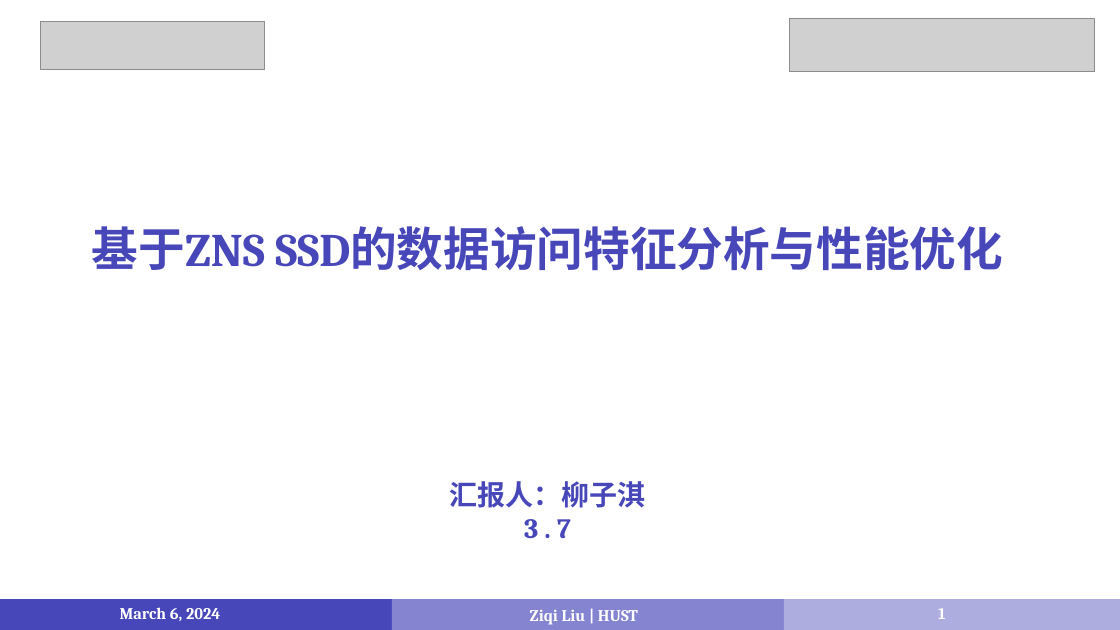
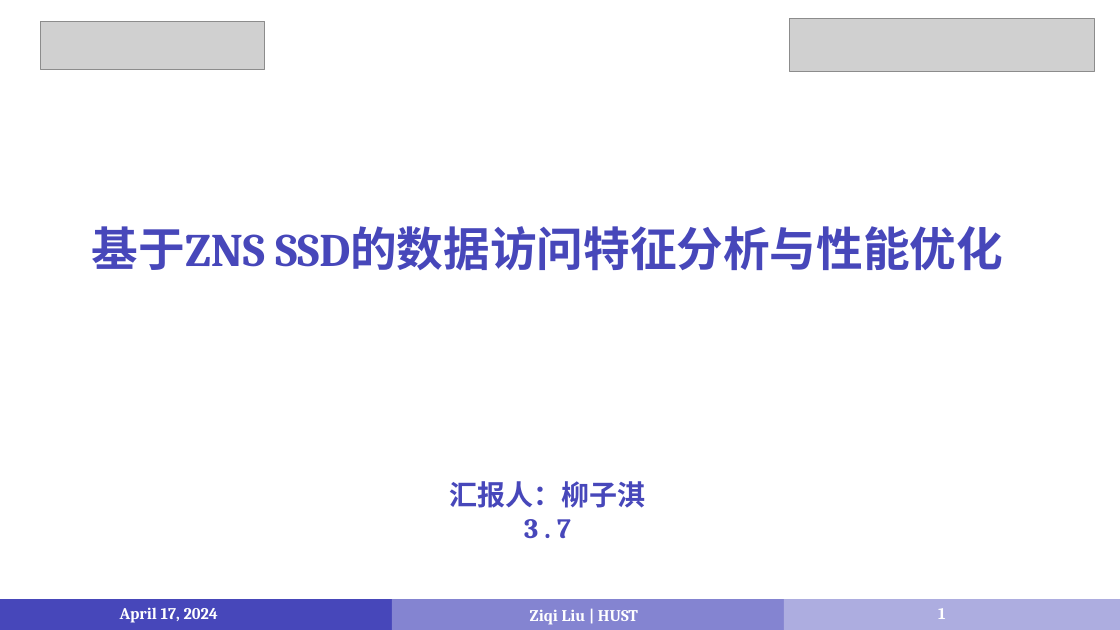
Before and after one commit to LiuziqiOvO/md, a slide deck: slide 1 of 毕设/1_柳子淇_基于ZNS SSD的数据访问特征分析与性能优化.pptx. Drawn at 1120x630 pixels with LibreOffice and Linux fonts; fonts in the diff are those of the drawing; grey boxes stand for pictures. Boxes give left, top, right and bottom in pixels: in the first picture for what was removed or moved away, otherwise in the second. Text is boxed around its words. In the diff, an @@ line names an element or a change of style, - is before the commit and + after.

```diff
--- a/毕设/1_柳子淇_基于ZNS SSD的数据访问特征分析与性能优化.pptx
+++ b/毕设/1_柳子淇_基于ZNS SSD的数据访问特征分析与性能优化.pptx
@@ text at [120,607,218,623]: text changed @@
-March 6, 2024
+April 17, 2024
```
Also in this commit, not shown: 12 other slides changed, 4 other files.
